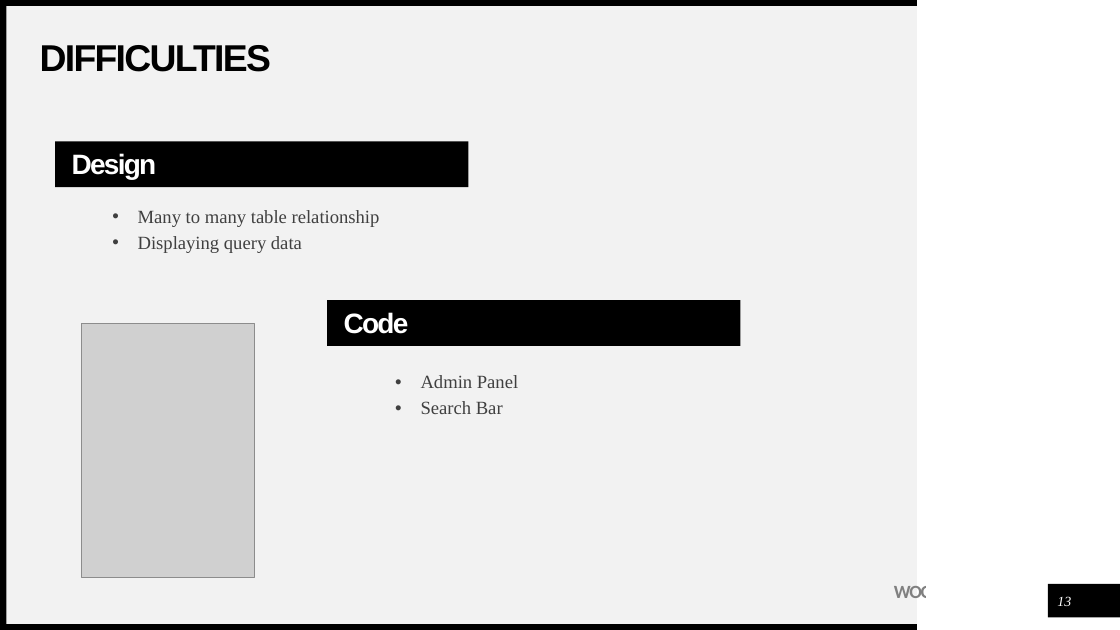
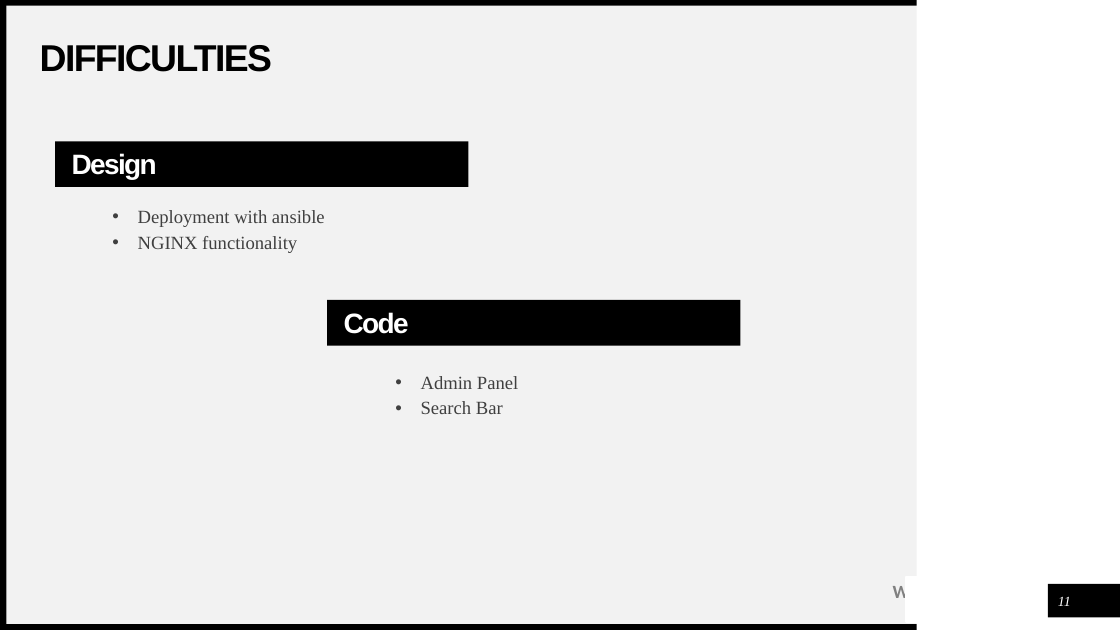
Before and after one commit to Marbul83/PiersProject, a slide deck: slide 11 of Media/DnDPresentation.pptx (slide 13 before the commit). Drawn at 1120x630 pixels with LibreOffice and Linux fonts; fonts in the diff are those of the drawing; grey boxes stand for pictures. Boxes give left, top, right and bottom in pixels: in the first picture for what was removed or moved away, otherwise in the second. Text is boxed around its words. In the diff, an @@ line names an element or a change of style, - is before the commit and + after.

```diff
--- a/Media/DnDPresentation.pptx
+++ b/Media/DnDPresentation.pptx
@@ text at (x1=138, y1=210, x2=325, y2=253): text changed @@
-  • Many to many table relationship
-  • Displaying query data
+  • Deployment with ansible
+  • NGINX functionality
@@ picture removed at (x1=82, y1=323, x2=255, y2=577) @@
@@ rectangle "Code" at (x1=327, y1=300, x2=740, y2=345): letter spacing -1.5 to -1.4 pt @@
@@ text "WOODGROVE BANK" at (x1=893, y1=586, x2=993, y2=598): letter spacing -1 to -0.9 pt @@
@@ rectangle resized from (x1=927, y1=577, x2=1046, y2=622) to (x1=907, y1=577, x2=1045, y2=622) @@
@@ rectangle at (x1=907, y1=577, x2=1045, y2=622): outline #FFFFFF 1 pt to #FFFFFF 2 pt @@
@@ page number at (x1=1058, y1=597, x2=1071, y2=606): text changed @@
-13
+11
```
Also in this commit, not shown: 8 other slides changed, 5 slides added, 7 slides removed, 2 other files.
